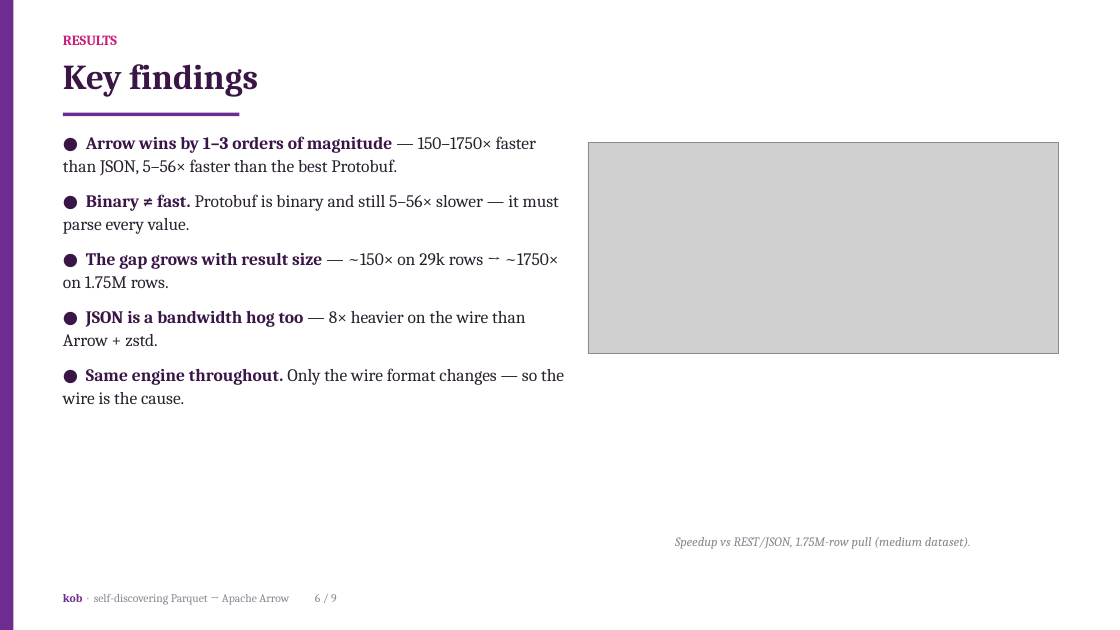
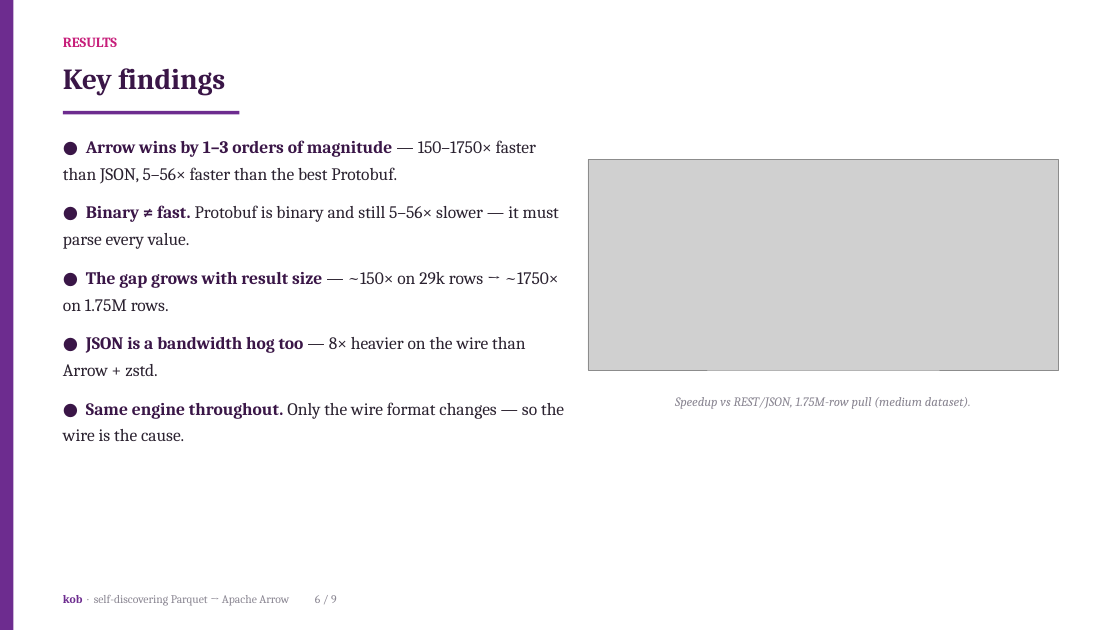
Before and after one commit to iyedexe/kob, a slide deck: slide 6 of presentation/kob.pptx. Drawn at 1120x630 pixels with LibreOffice and Linux fonts; fonts in the diff are those of the drawing; grey boxes stand for pictures. Boxes give left, top, right and bottom in pixels: in the first picture for what was removed or moved away, otherwise in the second. Text is boxed around its words. In the diff, an @@ line names an element or a change of style, - is before the commit and + after.

```diff
--- a/presentation/kob.pptx
+++ b/presentation/kob.pptx
@@ text "RESULTS" at (63,37,117,47): line spacing 1.05 to 1.18 @@
@@ text "Key findings" at (63,68,225,96): size 30 to 25 pt; line spacing 1.05 to 1.18 @@
@@ text "● Arrow wins by 1–3 ..." at (63,140,564,441): line spacing 1.1 to 1.28 @@
@@ picture: place and size @@
-picture at (588,143,1059,354)
+picture at (588,160,1059,371)
@@ text "Speedup vs REST/JSON, 1.75M-row pull ..." at (675,397,971,409): line spacing 1.05 to 1.18 @@
@@ text "Speedup vs REST/JSON, 1.75M-row pull ...": place and size @@
-text "Speedup vs REST/JSON, 1.75M-row pull ..." at (675,537,971,549)
+text "Speedup vs REST/JSON, 1.75M-row pull ..." at (675,397,971,409)
```
Also in this commit, not shown: 8 other slides changed, 1 other file.
